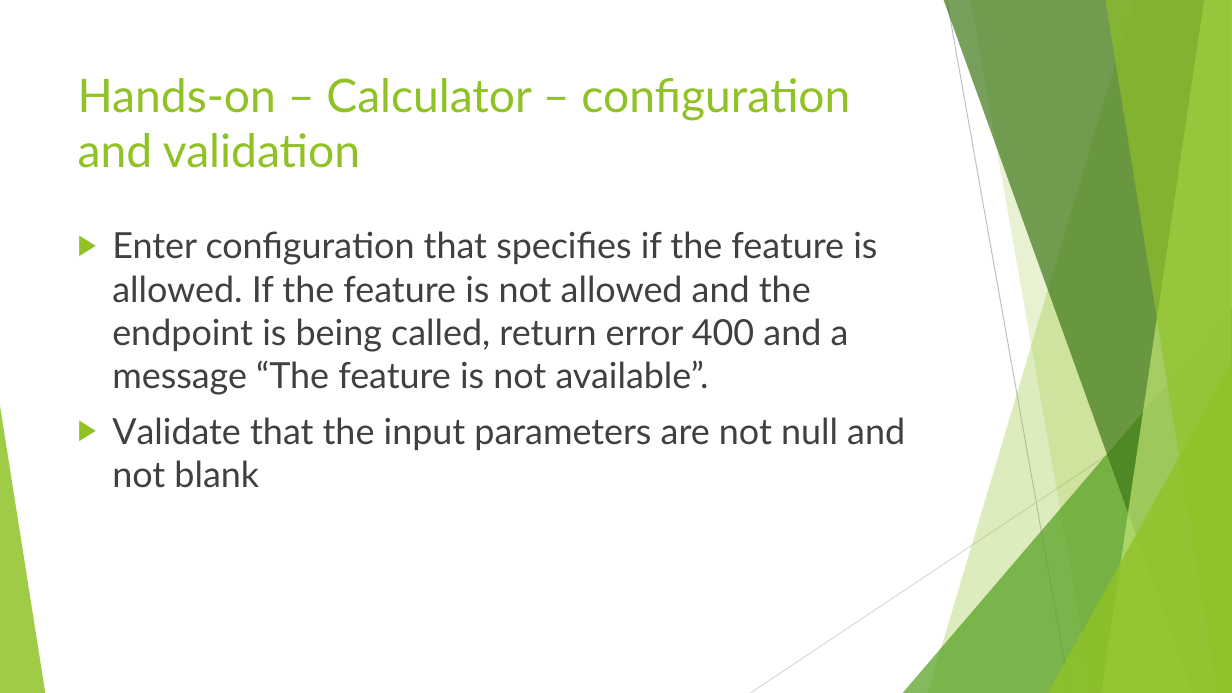
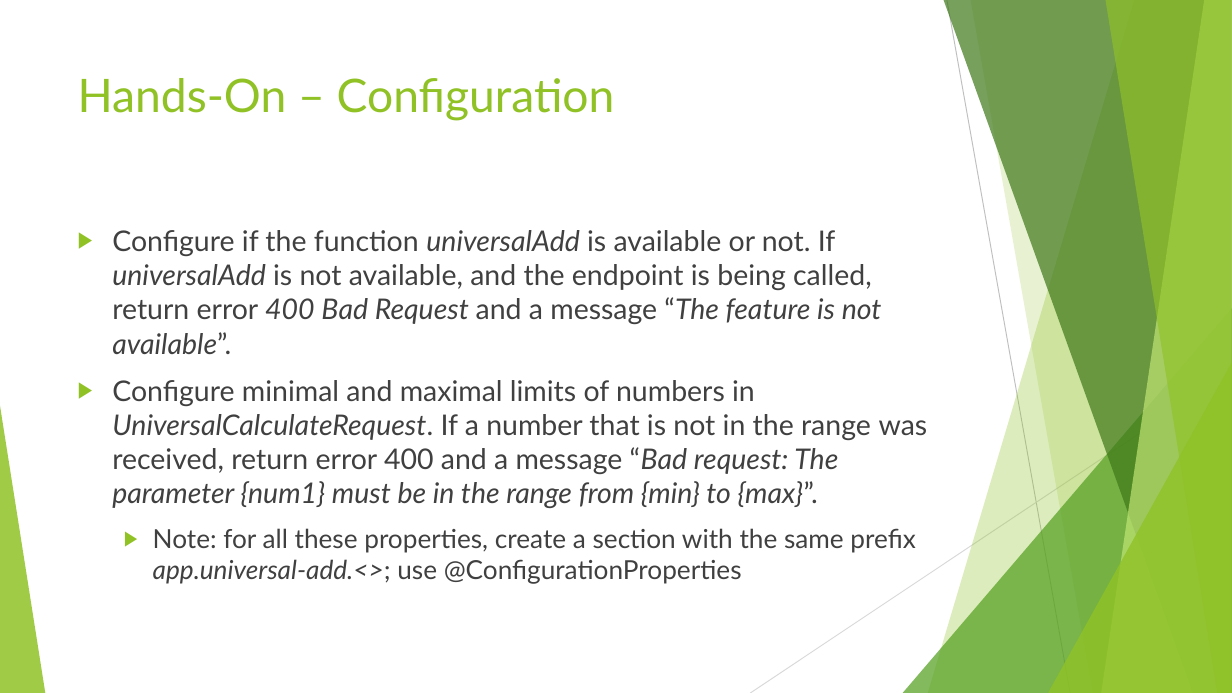
Before and after one commit to ybensman/SpringMicroserviceDemo, a slide deck: slide 41 of Spring_Beginners_2_SpringBootForMS.pptx (slide 42 before the commit). Drawn at 1232x693 pixels with LibreOffice and Linux fonts; fonts in the diff are those of the drawing. Boxes give left, top, right and bottom in pixels: in the first picture for what was removed or moved away, otherwise in the second. Text is boxed around its words. In the diff, an @@ line names an element or a change of style, - is before the commit and + after.

Commit message:
Some fixes for configuration and validation

```diff
--- a/Spring_Beginners_2_SpringBootForMS.pptx
+++ b/Spring_Beginners_2_SpringBootForMS.pptx
@@ title at box(78, 78, 615, 121): text changed @@
-Hands-on – Calculator – configuration and validation
+Hands-On – Configuration
@@ text at box(112, 230, 928, 584): text changed; size 28 to 22.2 pt @@
-▶ Enter configuration that specifies if the feature is allowed. If the feature is not allowed and the endpoint is being called, return error 400 and a message “The feature is not available”.
-▶ Validate that the input parameters are not null and not blank
+▶ Configure if the function universalAdd is available or not. If universalAdd is not available, and the endpoint is being called, return error 400 Bad Request and a message “The feature is not available”.
+▶ Configure minimal and maximal limits of numbers in UniversalCalculateRequest. If a number that is not in the range was received, return error 400 and a message “Bad request: The parameter {num1} must be in the range from {min} to {max}”.
+  ▶ Note: for all these properties, create a section with the same prefix app.universal-add.<>; use @ConfigurationProperties
```
Also in this commit, not shown: 8 other slides changed, 13 slides added, 3 slides removed, 4 other files.
